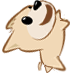
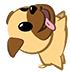
Layer changes from the first 70 × 74 image to the second:
removed layer "Layer 8" over [2, 0, 70, 73]
added layer "Layer 9" above "Layer 6" over [6, 4, 68, 71]
